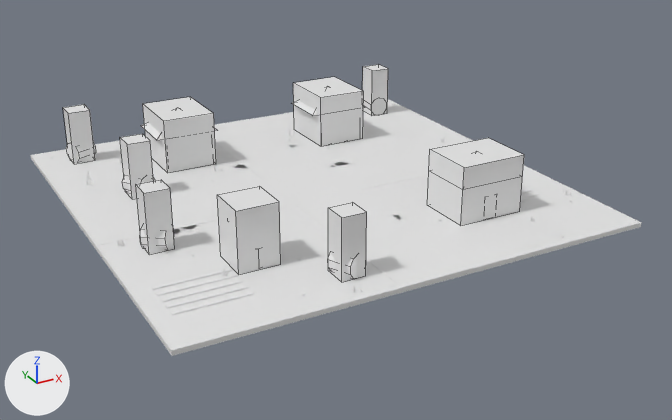
Before and after pictures for a commit that changed the FBX model Assets/Art/Models/SH10_L03_Floor.fbx.
Before and after are seen from a 50 mm camera at (-17.5, -34.3, 15.7) aimed at (0.6, -1.3, -0.8). Lighting does not change. The marker at lower left points along +X, +Y and +Z. The first picture is the older version. Mesh edges are drawn as thin lines on the coarser meshes.

In view in the first picture: 'SH10_L03_Floor', 'SH10_L03_Floor_Blockers', 'SH10_L03_Floor_Obstacles'.
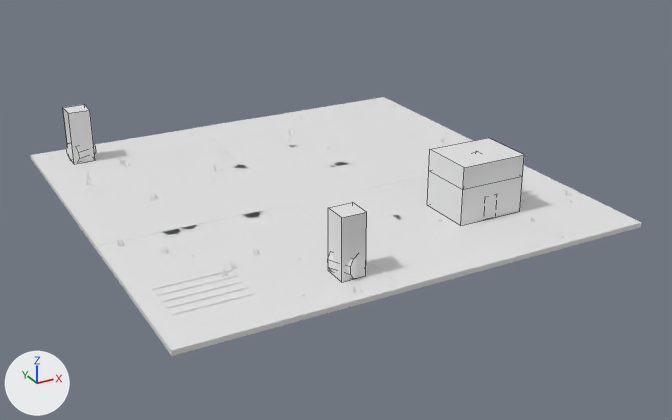
Location of each change, (x1, y1, x2, y2) in pixels of the pictures (672 x 420 px):
'SH10_L03_Floor_Blockers', reshaped (19% shorter)
    before: (63, 64, 524, 282)
    after: (63, 105, 524, 282)
'SH10_L03_Floor_Obstacles', reshaped (29% shorter)
    before: (66, 86, 478, 279)
    after: (66, 142, 478, 279)
part 1 of me_cube_108, deleted
    before: (120, 64, 388, 274)
part 2 of me_cube_106, deleted
    before: (123, 86, 387, 250)

The change in detail:
me_cube_106 is used by ob_sh10_l03_floor_obstacles; location (0.0, 0.0, 0.0).
me_cube_106 had 227 vertices, 153 faces and spanned x -8.6..8.6, y -8.8..8.9, z -0.1..2.5.
me_cube_106 now has 61 vertices, 41 faces and spans x -8.6..6.4, y -8.8..8.9, z -0.1..2.5.
me_cube_106 part 2: 14 loose pieces with 166 vertices, spanning x -8.6..8.6, y -6.3..8.4, z -0.1..2.5, are deleted.
me_cube_106 no longer uses material mat_sh10_l03_floor_stone (white #e7e7e7).
me_cube_106 no longer uses material mat_sh10_l03_floor_water (white #e7e7e7).
me_cube_108 is used by ob_sh10_l03_floor_blockers; location (0.0, 0.0, 0.0).
me_cube_108 had 72 vertices, 54 faces and spanned x -8.5..8.6, y -8.6..8.8, z 0.0..2.5.
me_cube_108 now has 24 vertices, 18 faces and spans x -8.5..6.4, y -8.6..8.8, z 0.0..2.5.
me_cube_108 part 1: 6 loose pieces with 48 vertices, spanning x -8.4..8.6, y -6.3..8.3, z 0.0..2.5, are deleted.
